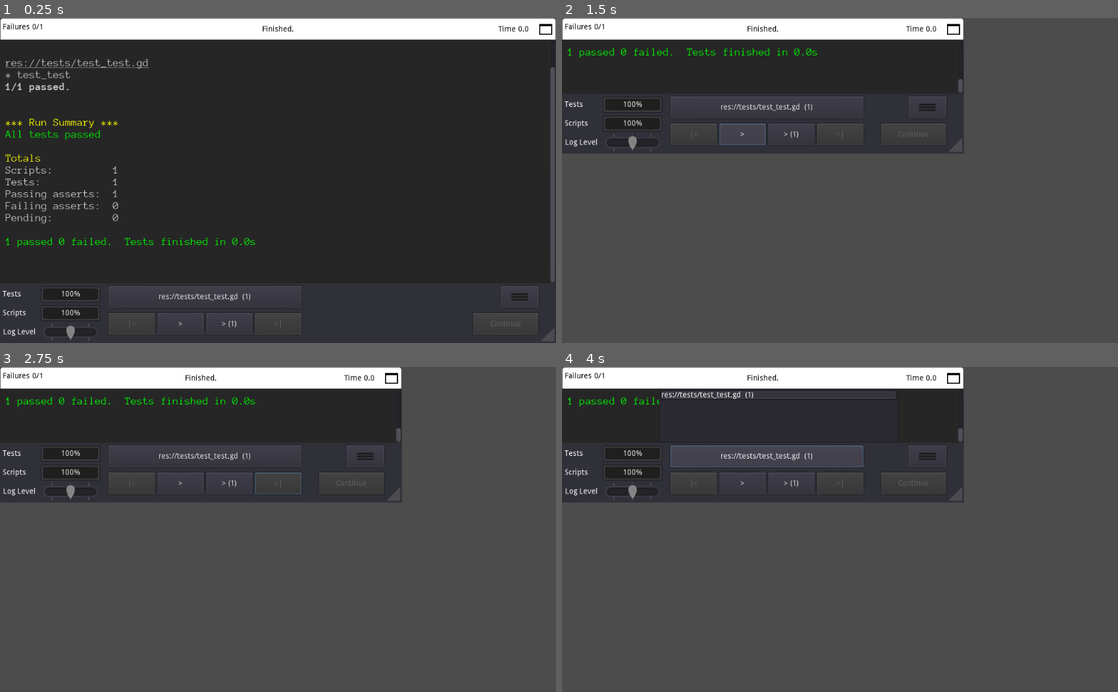
Above: before the commit, frames 1-4 (two rows, left to right).
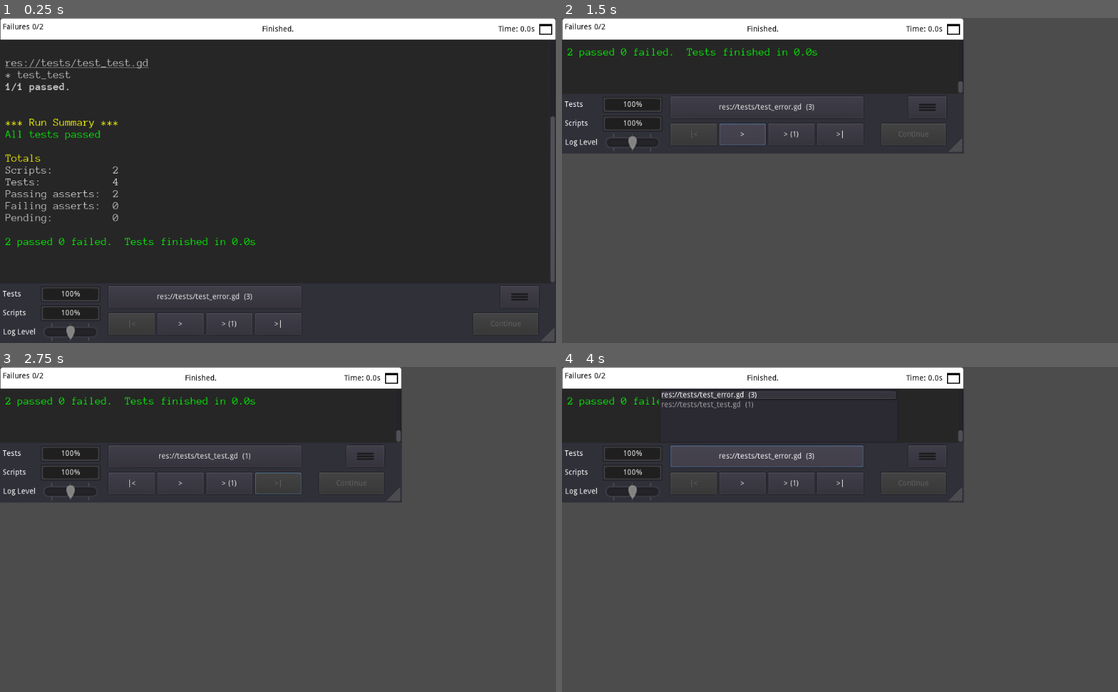
Above: after the commit, the same moments.

Repository: yeslayla/run-gut-tests-action
Game: Godot game, scene res://Gut.tscn
The game is run twice, just before and just after one commit, with the same random seed, the same clock (stepped at 60 frames per second) and the same inputs.
Inputs (mouse positions are in pixels of both pictures, inside the frame that each line leads up to):
- Up to frame 1 (0.25 s): no input
- Up to frame 2 (1.5 s): click (1106, 27) at 0.5 s; click ">" at 1.25 s
- Up to frame 3 (2.75 s): click (278, 484) at 2 s, where only the run after the commit has a clickable ">|"
- Up to frame 4 (4 s): click (695, 484) at 2.75 s, where only the run after the commit has a clickable "|<"; click "res://tests/test_test.gd (1)" (after the commit: "res://tests/test_error.gd (3)") at 3.5 s

The runs differ from the first frame. In frame 1, 0.4% of the frame differs, in the area x 1-100%, y 1-96%; in frame 2, 0.3%; in frame 3, less than 0.1%; in frame 4, 0.5%, in the area x 1-73%, y 1-37%.
Error after the commit: Attempt to call function 'new' in base 'null instance' on a null instance. (res://tests/test_error.gd:6)

Commit message:
Bad test proj

Diff:
--- a/test_proj/Gut.tscn
+++ b/test_proj/Gut.tscn
@@ -7,34 +7,6 @@
 anchor_bottom = 1.0
 rect_min_size = Vector2( 740, 250 )
 script = ExtResource( 1 )
-_font_name = "AnonymousPro"
-_font_size = 20
-_font_color = Color( 0.8, 0.8, 0.8, 1 )
-_background_color = Color( 0.15, 0.15, 0.15, 1 )
-_color_output = true
-_select_script = ""
-_tests_like = ""
-_inner_class_name = ""
 _run_on_load = true
-_should_maximize = false
-_should_print_to_console = true
-_show_orphans = true
-_log_level = 1
-_yield_between_tests = true
-_disable_strict_datatype_checks = false
-_test_prefix = "test_"
-_file_prefix = "test_"
-_file_extension = ".gd"
-_inner_class_prefix = "Test"
-_temp_directory = "user://gut_temp_directory"
-_export_path = ""
 _include_subdirectories = true
 _directory1 = "res://tests"
-_directory2 = ""
-_directory3 = ""
-_directory4 = ""
-_directory5 = ""
-_directory6 = ""
-_double_strategy = 1
-_pre_run_script = ""
-_post_run_script = ""
--- /dev/null
+++ b/test_proj/tests/test_error.gd
@@ -0,0 +1,24 @@
+extends 'res://addons/gut/test.gd'
+
+var ObjToTest = load('res://obj_to_test.gd')
+
+func test_this_is_ok():
+	var o  = ObjToTest.new()
+	# We've decided it is ok for this method to return null here and that we do
+	# not care about the script error.
+	assert_null(o.is_param_the_number_1('a'))
+
+func test_this_is_NOT_ok():
+	var a  = 'a'
+	if(a ==  1): # causes test to exit and our asserts are never called
+		assert_eq(1,1)
+	else:
+		assert_eq(1,2)
+
+func test_this_is_also_NOT_ok():
+	assert_eq('1', '1') # this suppresses the warning since we did an assert
+	var a  = 'a'
+	if(a ==  1): # causes test to exit and our asserts are never called
+		assert_eq(1,1)
+	else:
+		assert_eq(1,2)
